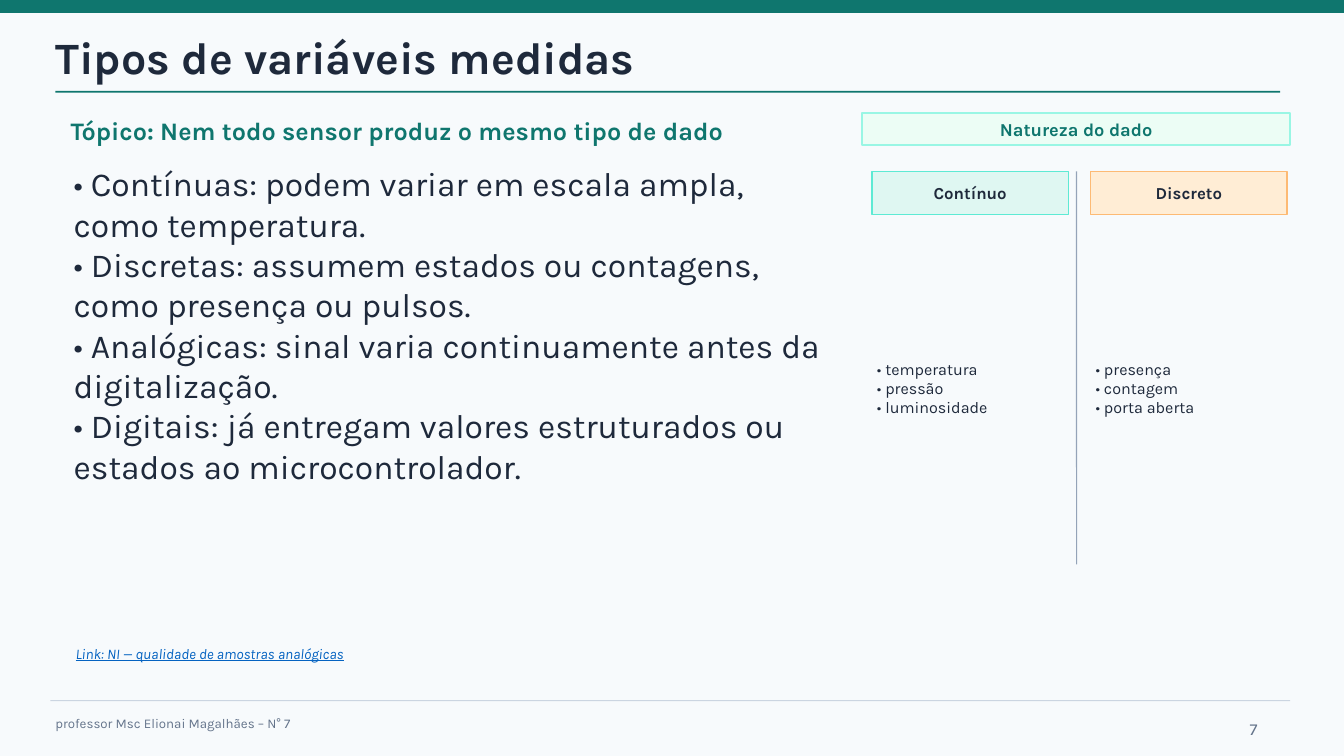
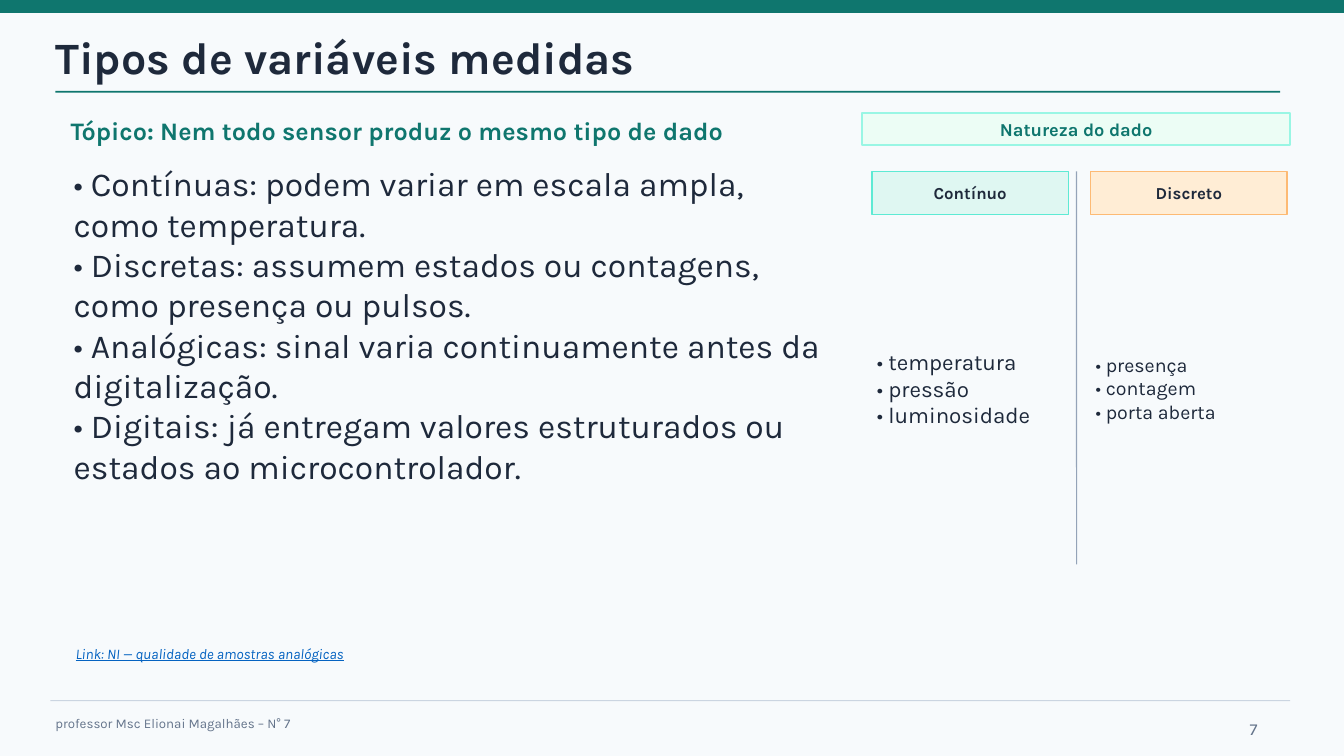
Before and after one commit to ElionaiMagalhaes/Alunos-Internet-das-Coisas-e-Mineracao-de-Dados, a slide deck: slide 7 of Slides/Slide 4 - Fluxo e características dos dados produzidos por sensores.pptx. Drawn at 1344x756 pixels with LibreOffice and Linux fonts; fonts in the diff are those of the drawing. Boxes give left, top, right and bottom in pixels: in the first picture for what was removed or moved away, otherwise in the second. Text is boxed around its words. In the diff, an @@ line names an element or a change of style, - is before the commit and + after.

```diff
--- a/Slides/Slide 4 - Fluxo e características dos dados produzidos por sensores.pptx
+++ b/Slides/Slide 4 - Fluxo e características dos dados produzidos por sensores.pptx
@@ text "• temperatura" at bbox=[888, 356, 1030, 424]: size 11.5 to 16 pt @@
@@ text "• presença" at bbox=[1106, 362, 1216, 424]: size 11.5 to 14 pt @@
```
Also in this commit, not shown: 3 other files.
